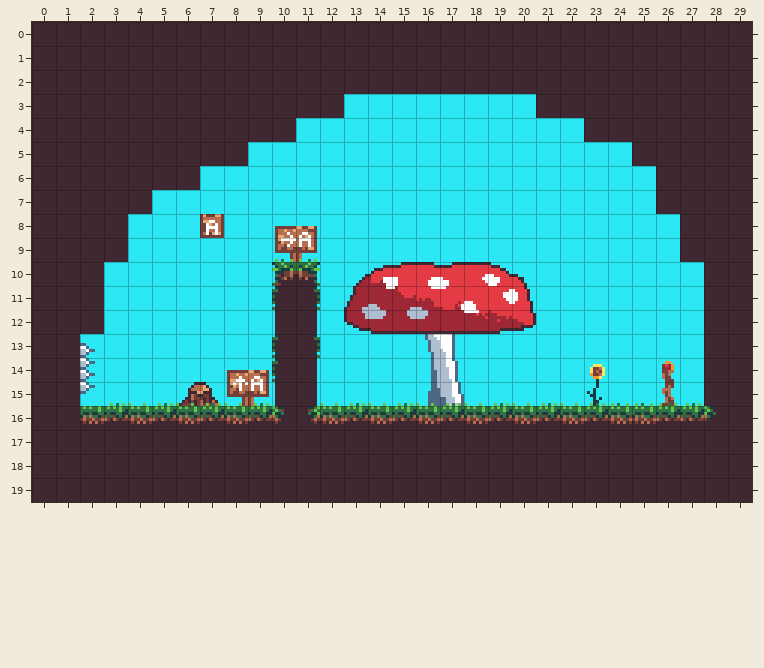
Two versions of a level (Tiled map (JSON), map/1-4.json). Above, as it was before the edit.
Cells are 8x8 px. Shown: x 0..29, y 0..19.
Once edited:
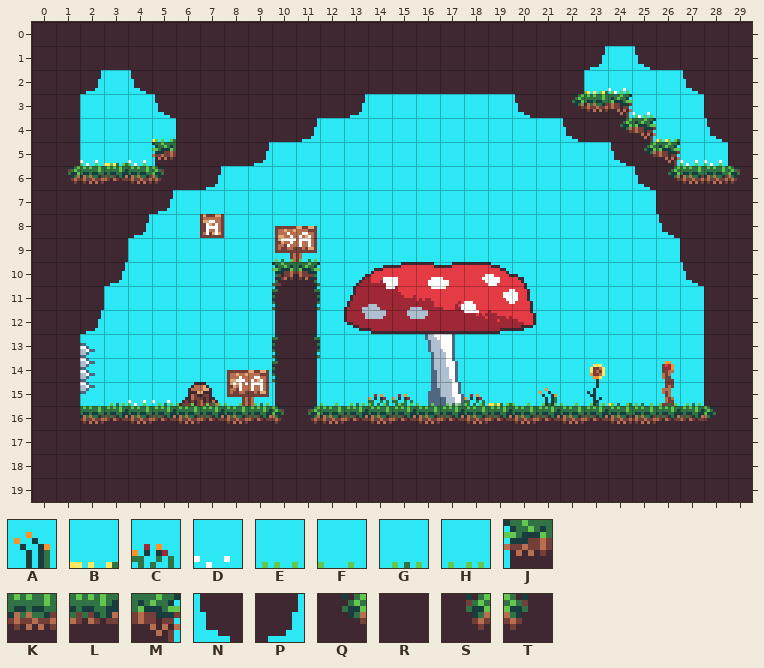
Key: from "joined_together_in_a_tilemap-S": A 86, B 89, C 90, D 91, E 170, F 171, G 172, H 175, J 198 "Collision", K 199 "Collision", L 200 "Collision", M 203 "Collision", N 226 "Collision", P 231 "Collision", Q 280 "Collision", R 308 "Collision", S 309 "Collision", T 355 "Collision".
_ is an empty cell.
Edits made:
Layer "Background + Embelishments":
y 2: x 23..24 __ -> BD
y 3: x 25 _ -> D
y 4: x 5 _ -> B; x 26 _ -> B
y 5: x 2..4 ___ -> DBD; x 27..28 __ -> DD
y 15: x 4..5 __ -> DD; x 14..15 __ -> CC; x 18..19 __ -> CB; x 21 _ -> A; x 24 _ -> B
Layer "World":
y 1: x 23..25 RRR -> P_N
y 2: x 2..4 RRR -> P_N; x 23..27 RRRRR -> FH__N
y 3: x 2..5 RRRR -> ___N; x 13 _ -> P; x 20 _ -> N; x 22..27 RRRRRR -> QKMH__
y 4: x 2..5 RRRR -> ___E; x 11 _ -> P; x 22 _ -> N; x 24..28 RRRRR -> QMH_N
y 5: x 2..5 RRRR -> FGFJ; x 9 _ -> P; x 24..28 _RRRR -> NQMFF
y 6: x 1..5 RRRRR -> SKLKT; x 7 _ -> P; x 25..29 _RRRR -> NQKKT
y 7: x 5 _ -> P
y 8: x 4 _ -> P; x 26 _ -> N
y 10: x 3 _ -> P; x 27 _ -> N
y 12: x 2 R -> P
